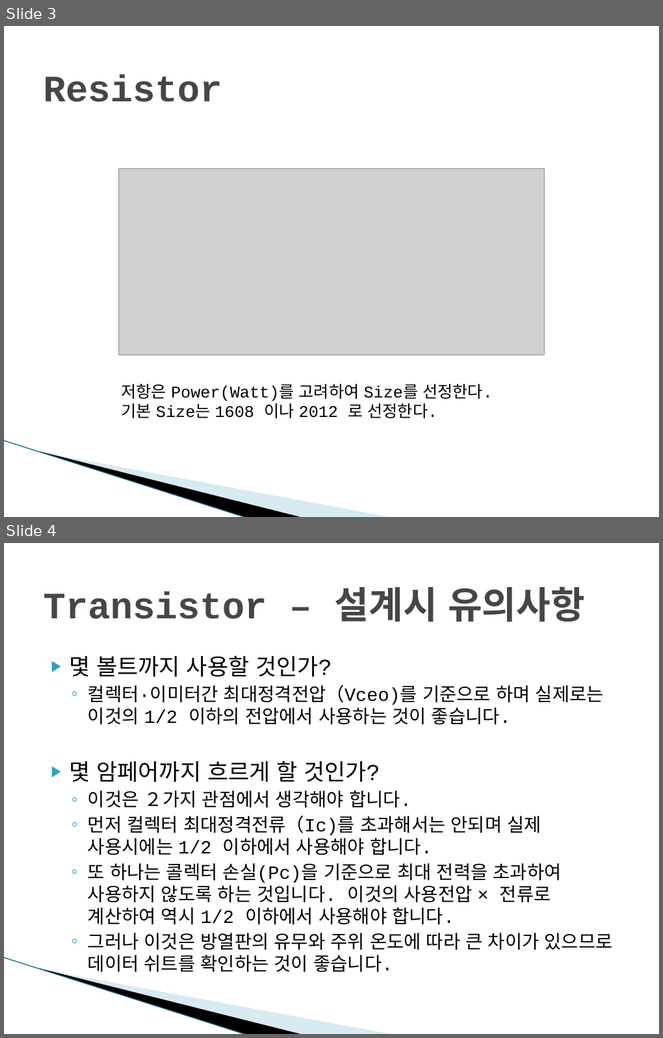
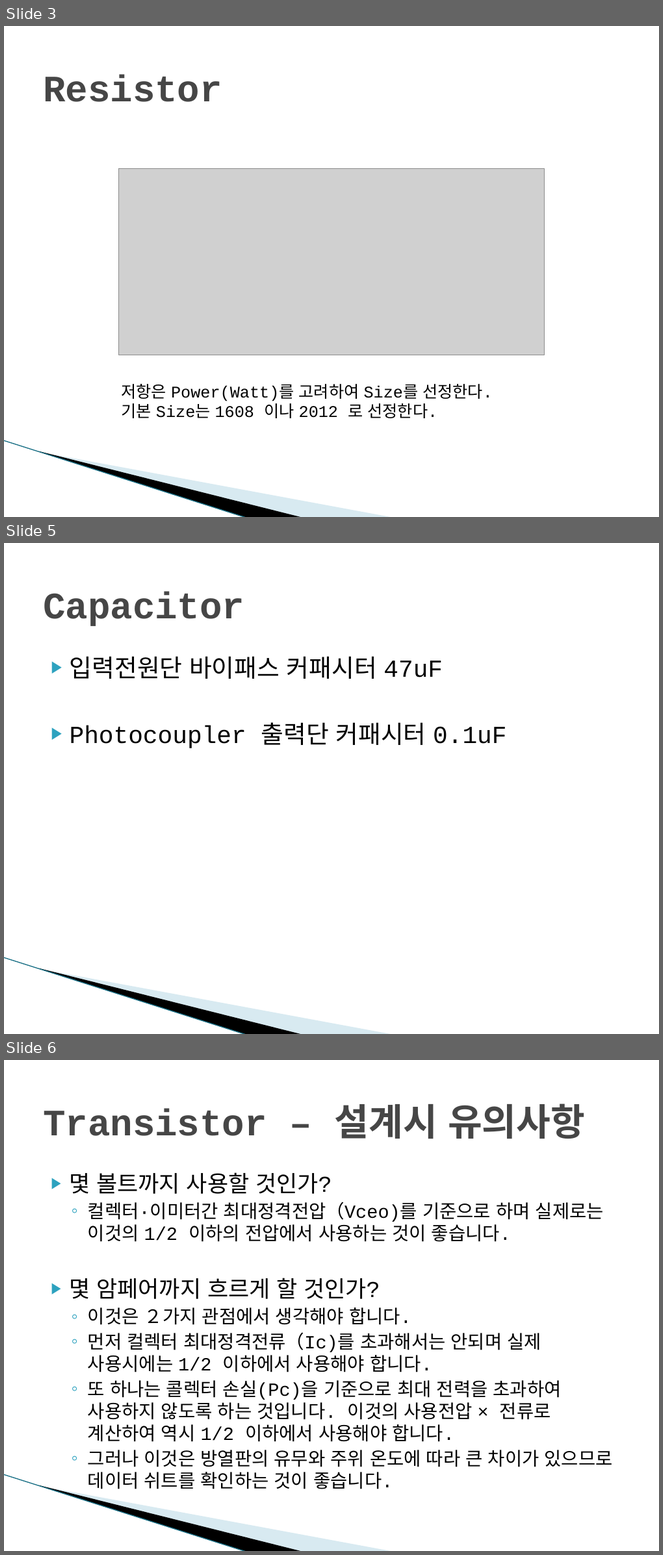
Before and after one commit to zerosaeng2/doc, a slide deck: EET. Presentation & Summary/회로설계.pptx. Shown one above the other, each under a label of ours: slides 3 and 4 before the commit, slides 3, 5 and 6 after it; the slides between them are not shown. The pictures are 663x1038 and 663x1555 pixels, drawn with LibreOffice and Linux fonts; fonts in the diff are those of the drawing; grey boxes stand for pictures; background and template pictures are left out. Boxes give left, top, right and bottom in pixels: in the first picture for what was removed or moved away, otherwise in the second. Text is boxed around its words. In the diff, an @@ line names an element or a change of style, - is before the commit and + after.

```diff
--- a/EET. Presentation & Summary/회로설계.pptx
+++ b/EET. Presentation & Summary/회로설계.pptx
@@ slide 5 added at (x1=4, y1=543, x2=659, y2=1034), background #FFFFFF; not listed: 3 template elements that a slide beside it also shows @@
@@ title added at (x1=43, y1=591, x2=244, y2=626), 41 pt, text #464646, bold @@
+Capacitor
@@ text added at (x1=70, y1=656, x2=506, y2=748), 27 pt, text #000000 @@
+▶ 입력전원단 바이패스 커패시터 47uF
+▶ Photocoupler 출력단 커패시터 0.1uF
@@ what was slide 4 is now slide 6 @@
```
Also in this commit, not shown: 2 slides changed, 1 other slide added.
